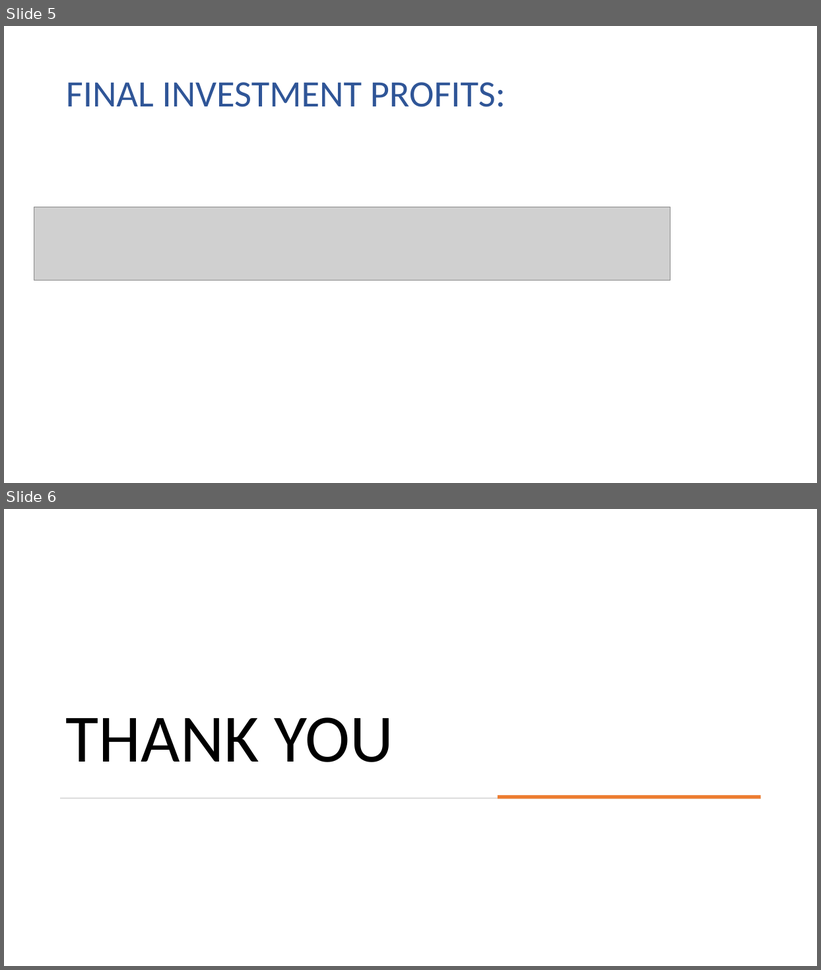
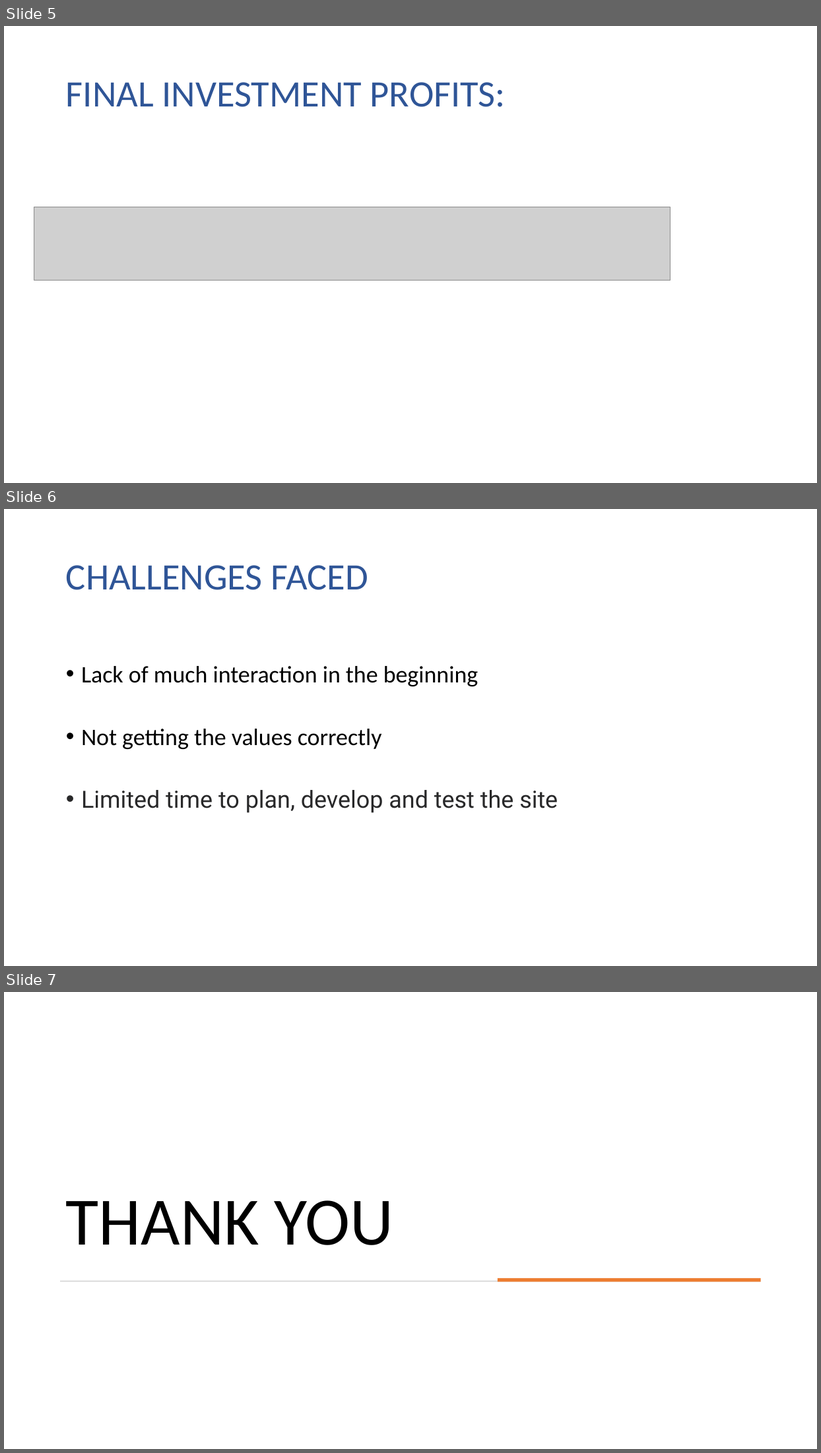
Before and after one commit to jaychandra86/Hack2Hire, a slide deck: HACK2HIRE_TEAM_GO.pptx. Shown one above the other, each under a label of ours: slides 5 and 6 before the commit, slides 5, 6 and 7 after it. The pictures are 821x970 and 821x1453 pixels, drawn with LibreOffice and Linux fonts; fonts in the diff are those of the drawing; grey boxes stand for pictures. Boxes give left, top, right and bottom in pixels: in the first picture for what was removed or moved away, otherwise in the second. Text is boxed around its words. In the diff, an @@ line names an element or a change of style, - is before the commit and + after.

Commit message:
updated PPT

```diff
--- a/HACK2HIRE_TEAM_GO.pptx
+++ b/HACK2HIRE_TEAM_GO.pptx
@@ slide 6 added at (4, 509, 817, 966), background #FFFFFF @@
@@ title added at (66, 565, 368, 590), 44 pt, text #2F5597 @@
+CHALLENGES FACED
@@ text added at (81, 666, 558, 813), 28 pt, text #000000 @@
+• Lack of much interaction in the beginning
+• Not getting the values correctly
+• Limited time to plan, develop and test the site
@@ what was slide 6 is now slide 7 @@
```
